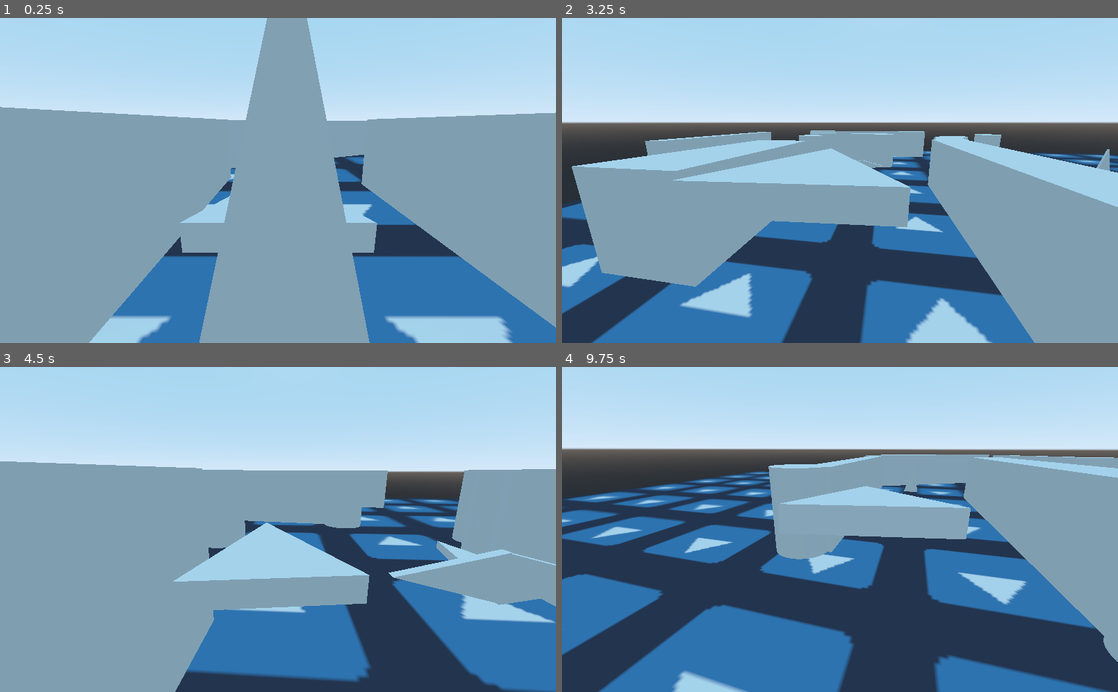
Above: before the commit, frames 1-4 (two rows, left to right).
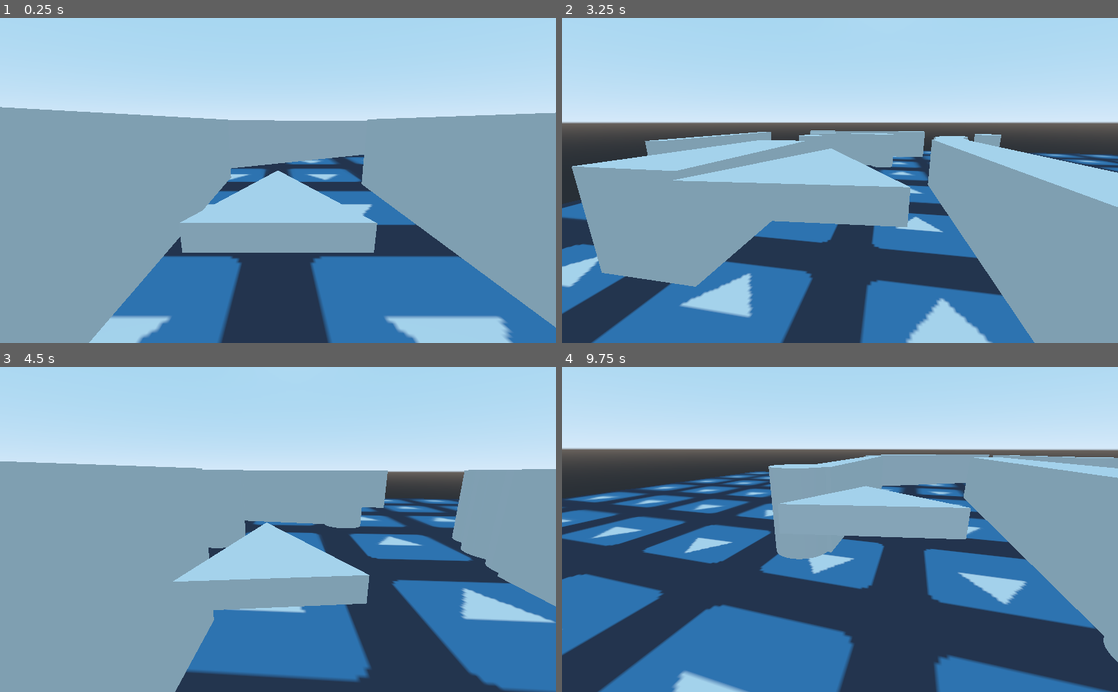
Above: after the commit, the same moments.

Repository: winston-yallow/godot_wild_jam_20
Game: Godot game, scene res://maps/00_Test.tscn
The game is run twice, just before and just after one commit, with the same random seed, the same clock (stepped at 60 frames per second) and the same inputs. The engine's default icon, where the game draws it, is replaced by a stand-in: a white triangle on a blue panel in a dark square.
Inputs:
- Up to frame 1 (0.25 s): no input
- Up to frame 2 (3.25 s): hold D (game_right) 0.53-1.28 s; hold S (game_down) 1.28-2.03 s; hold D (game_right) 2.03-2.78 s; hold W (game_up) from 2.78 s (still down)
- Up to frame 3 (4.5 s): release W (game_up) at 3.53 s; hold A (game_left) from 3.53 s (still down)
- Up to frame 4 (9.75 s): release A (game_left) at 5.03 s; hold S (game_down) 5.03-5.78 s; hold D (game_right) 5.78-6.53 s; hold W (game_up) 6.53-7.28 s; hold D (game_right) 7.28-8.03 s; hold S (game_down) 8.03-8.78 s; hold A (game_left) 8.78-9.53 s; hold W (game_up) from 9.53 s (still down)

The runs differ from the first frame. In frame 1, 15% of the frame differs, in the area x 35-67%, y 0-100%; in frame 2, 0.1%; in frame 3, 2.2%; in frame 4, less than 0.1%.

Commit message:
Display direction indicator like collision hint

Diff:
--- a/game/pathways/Pathway.gd
+++ b/game/pathways/Pathway.gd
@@ -13,6 +13,7 @@
     # warning-ignore:return_value_discarded
     connect('curve_changed', self, '_update_start_location')
     _update_start_location()
+    $Pivot/Indicator.visible = Engine.editor_hint or get_tree().debug_collisions_hint
 
 
 func get_desired_rotation() -> float:
--- a/game/pathways/Pathway.tscn
+++ b/game/pathways/Pathway.tscn
@@ -13,6 +13,10 @@
 
 [sub_resource type="PrismMesh" id=3]
 size = Vector3( 0.5, 1, 0.1 )
+
+[sub_resource type="SpatialMaterial" id=4]
+flags_transparent = true
+albedo_color = Color( 0.235294, 1, 1, 0.654902 )
 
 [node name="Pathway" type="Path"]
 curve = SubResource( 1 )
@@ -29,4 +33,4 @@
 [node name="Indicator" type="MeshInstance" parent="Pivot"]
 transform = Transform( -1, 0, -0.000573071, 0, 1, 0, 0.000573071, 0, -1, -0.006, 0.5, -0.002 )
 mesh = SubResource( 3 )
-material/0 = null
+material/0 = SubResource( 4 )
Not shown: 1 places in game/pathways/Pathway.tscn that only renumber resources
